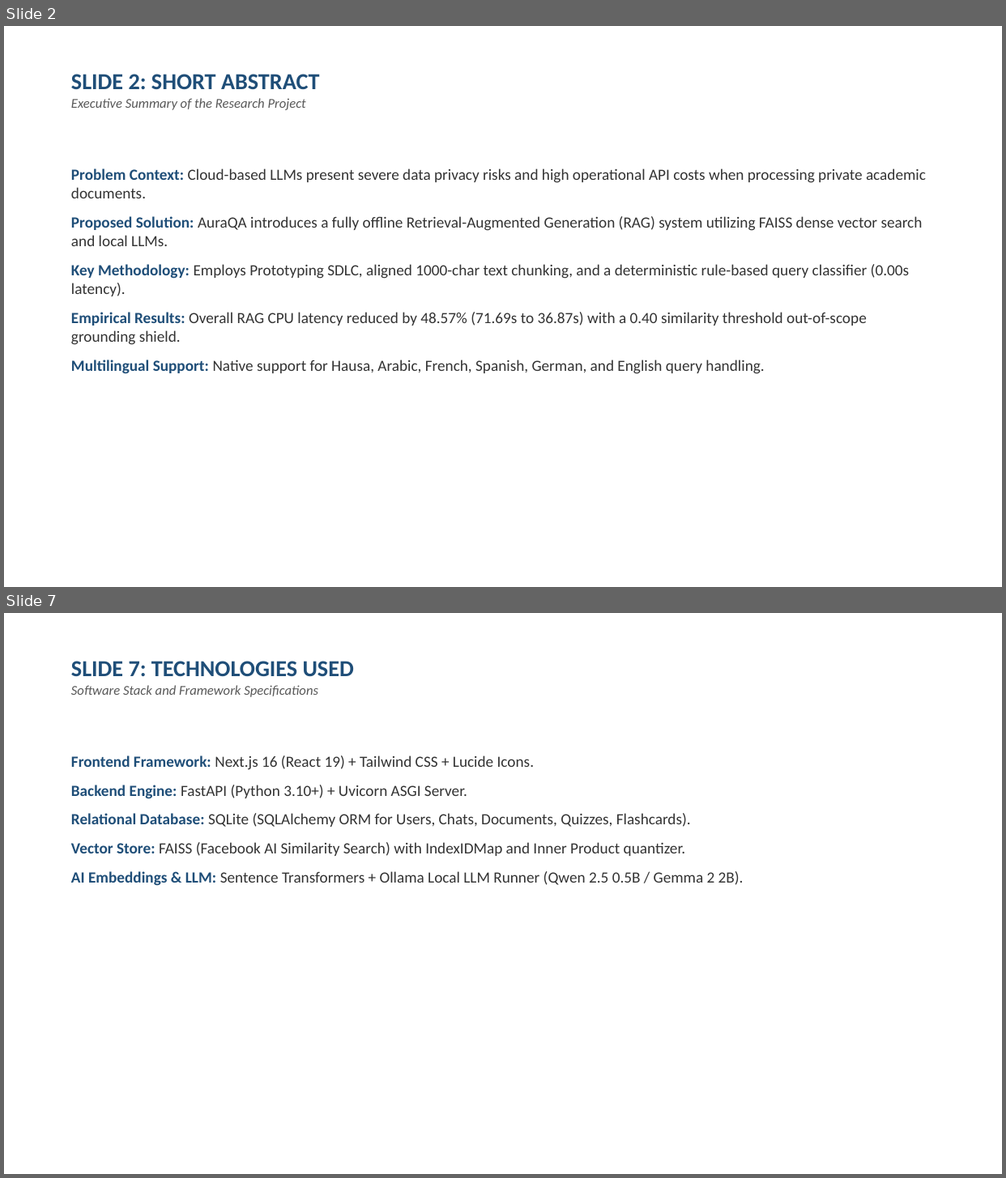
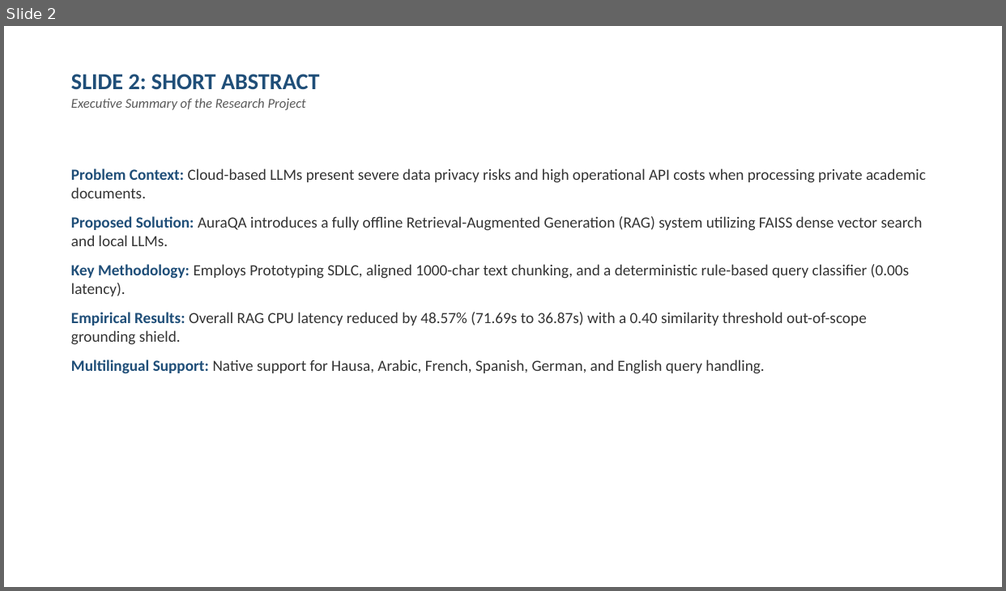
Before and after one commit to SageerAuwal/AuraQA, a slide deck: Professional_Project_Defense_Presentation_AuraQA.pptx. Shown one above the other, each under a label of ours: slides 2 and 7 before the commit, slide 2 after it; the slides between them are not shown. The pictures are 1006x1178 and 1006x591 pixels, drawn with LibreOffice and Linux fonts; fonts in the diff are those of the drawing. Boxes give left, top, right and bottom in pixels: in the first picture for what was removed or moved away, otherwise in the second. Text is boxed around its words. In the diff, an @@ line names an element or a change of style, - is before the commit and + after.

```diff
--- a/Professional_Project_Defense_Presentation_AuraQA.pptx
+++ b/Professional_Project_Defense_Presentation_AuraQA.pptx
@@ slide 7 removed at (x1=4, y1=613, x2=1002, y2=1174), background #FFFFFF @@
@@ text removed at (x1=71, y1=661, x2=354, y2=697) @@
-SLIDE 7: TECHNOLOGIES USED
-Software Stack and Framework Specifications
@@ text removed at (x1=71, y1=756, x2=744, y2=886) @@
-Frontend Framework: Next.js 16 (React 19) + Tailwind CSS + Lucide Icons.
-Backend Engine: FastAPI (Python 3.10+) + Uvicorn ASGI Server.
-Relational Database: SQLite (SQLAlchemy ORM for Users, Chats, Documents, Quizzes, Flashcards).
-Vector Store: FAISS (Facebook AI Similarity Search) with IndexIDMap and Inner Product quantizer.
-AI Embeddings & LLM: Sentence Transformers + Ollama Local LLM Runner (Qwen 2.5 0.5B / Gemma 2 2B).
```
Also in this commit, not shown: 7 slides changed, 3 other slides removed, 2 other files.
